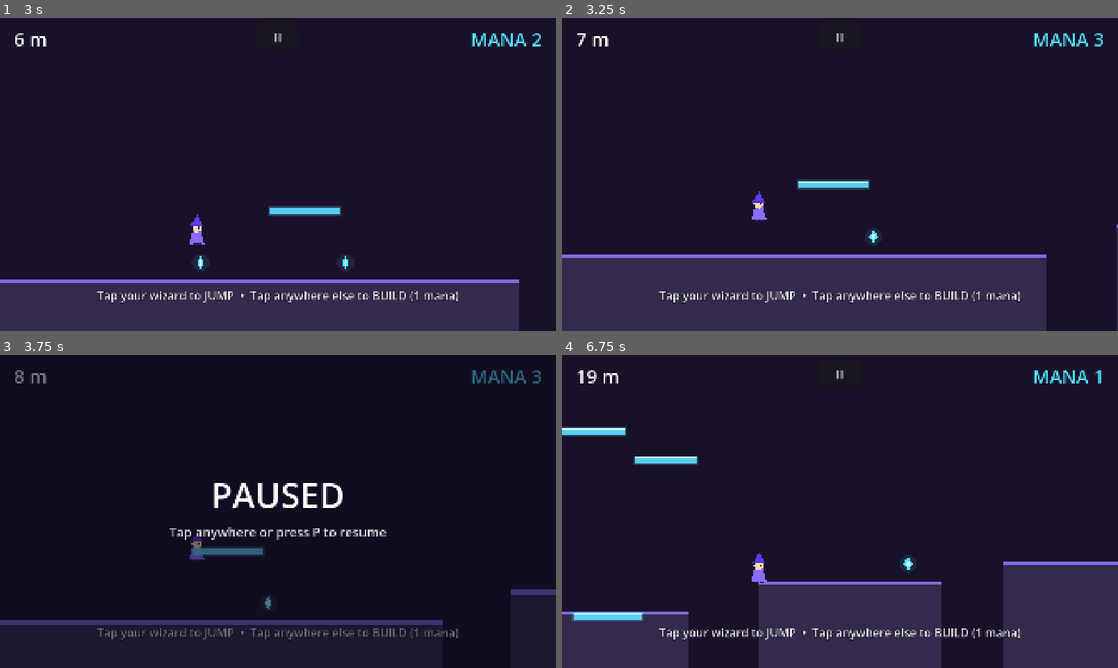
Above: before the commit, frames 1-4 (two rows, left to right).
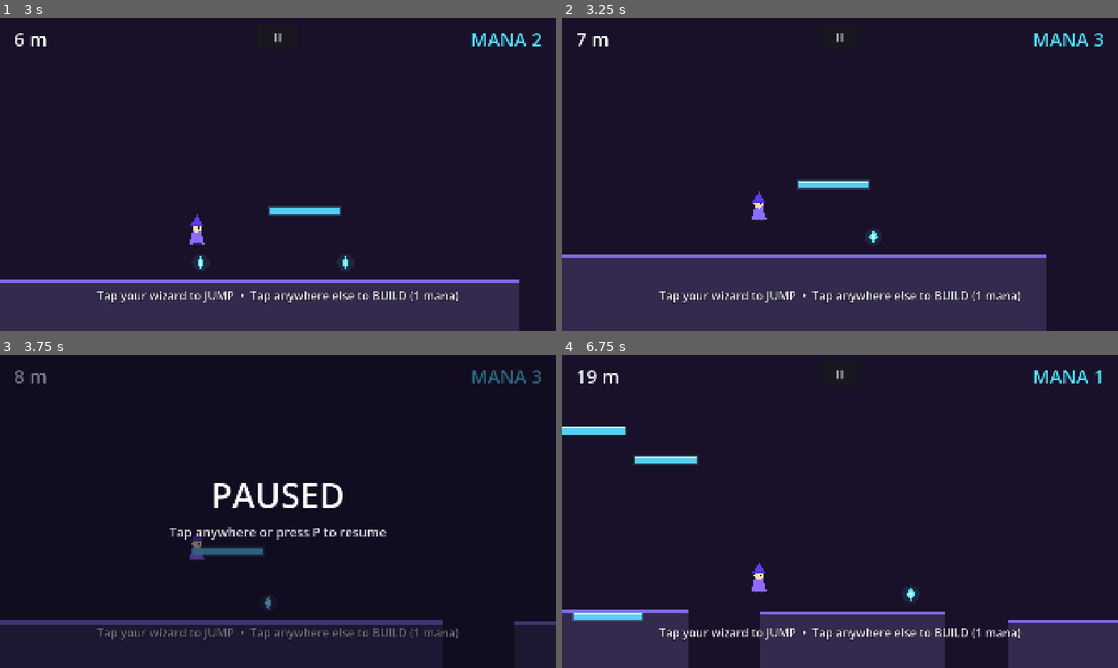
Above: after the commit, the same moments.

Repository: Larper/spellbros_mobile
Game: Godot game, scene res://scenes/main.tscn
Same seed, same stepped clock (60 frames per second), same inputs: the game is played once before the commit and once after it.
Inputs (mouse positions are in pixels of both pictures, inside the frame that each line leads up to):
- Up to frame 1 (3 s): click "II" at 0.5 s; tap Enter at 1.25, 2.75 s; move the mouse to (400, 158) at 1.27 s; tap P at 1.35 s; click (400, 158) at 1.42 s; tap Space at 1.52 s; click "II" at 2 s; move the mouse to (166, 190) at 2.77 s; tap R at 2.85 s; click (166, 190) at 2.92 s
- Up to frame 2 (3.25 s): tap Space at 3.02 s
- Up to frame 3 (3.75 s): click "II" at 3.5 s
- Up to frame 4 (6.75 s): tap Enter every 0.75 s from 4.25 to 6.5 s; move the mouse to (895, 442) at 4.27 s; tap P at 4.35, 5.85 s; click (895, 442) at 4.42 s; move the mouse to (812, 574) at 5.02 s; tap R at 5.1, 6.6 s; click (812, 574) at 5.17 s; tap Space at 5.27, 6.02 s; move the mouse to (1006, 558) at 5.77 s; click (1006, 558) at 5.92 s; move the mouse to (673, 464) at 6.52 s; click (673, 464) at 6.67 s

Frame 1 is identical in both runs. In frame 2, less than 0.1% of the frame differs, in the area x 99-100%, y 66-100%; in frame 3, 0.2%; in frame 4, 8.3%, in the area x 0-100%, y 22-100%.

Commit message:
HARD config A AGGRO: speed-scaled gaps, earlier phases, new difficulty knobs
Mechanical refactor that makes aggressive tuning safe, plus experiment 1 of 3:

- Gaps are now FRACTIONS of live run speed (GAP_MIN/MAX_FRAC 0.32-0.54 x v)
  instead of fixed px ranges. Jump math: flat reach = 0.709*v; landing R px
  higher gives (1170+sqrt(1170^2-6600R))/3300 * v (0.541*v at R=150). Gaps
  wider than 0.46*v are forbidden from landing higher, so every normal gap
  keeps >=21% reach margin at ANY speed - the ramp/cap can now be pushed
  without ever generating an unjumpable gap.
- Mega gaps 0.85-1.45 x v: always beyond flat reach (must build), always
  under the one-platform span of 1.418*v + 240 (always 1-mana solvable).
- Phases pulled ~25% earlier: build 40->30, enemy 80->60, climb 120->100,
  speed 190->150, swarm 260->220, rich 400->350, void 470->430.
- New knobs, each behind a named constant: DOUBLE_MEGA_CHANCE (chained
  megas from PHASE_SWARM), ENEMY_SPEED_BASE/MAX ramp 130->230 (SpikeBlob
  speed is now per-instance), PLATFORM_LIFE 4.0 -> PLATFORM_LIFE_LATE 2.6s
  over 300-600 m, mega chance 0.5-0.65, enemy chance 0.45/swarm 0.7.
- Speed: SPEED_RAMP +1.1/m (was 0.9), SPEED_CAP 820 (was 780).
- smoke_test.gd: hard PASS/FAIL verdict with exit code; per-band beatability
  audit (jump reach + one-platform span vs every sampled gap), pace
  (chunks/s), mana-income vs builds-needed economy stats; probes reset
  spawner pattern state so bands are independent; phase-shape checks derive
  probe distances from PHASE_* constants.

Config A result: PASS, 0/640 unbeatable chunks, mana 0.76-1.06/chunk vs
builds 0.49-0.64/chunk, pace 0.43->0.80 chunks/s.

Co-Authored-By: Claude Fable 5 <noreply@anthropic.com>

Diff:
--- a/scripts/built_platform.gd
+++ b/scripts/built_platform.gd
@@ -6,9 +6,9 @@
 ## only the visual scales in, so a panic-build under your feet still saves you.
 
 const SIZE := Vector2(240.0, 24.0)
-const LIFETIME := 4.0
-const BLINK_AT := 2.8
+const BLINK_WINDOW := 1.2  # blink warning starts this long before crumbling
 
+var lifetime := 4.0  # Main shortens this late-game (see Main.platform_life_for)
 var age := 0.0
 var visual_scale := 0.2
 
@@ -32,11 +32,12 @@
 
 func _process(delta: float) -> void:
 	age += delta
-	if age >= LIFETIME:
+	if age >= lifetime:
 		queue_free()
 		return
-	if age >= BLINK_AT:
-		modulate.a = 0.45 + 0.4 * absf(sin((age - BLINK_AT) * 14.0))
+	var blink_at := lifetime - BLINK_WINDOW
+	if age >= blink_at:
+		modulate.a = 0.45 + 0.4 * absf(sin((age - blink_at) * 14.0))
 	queue_redraw()
 
 
--- a/scripts/main.gd
+++ b/scripts/main.gd
@@ -7,6 +7,20 @@
 const PLATFORM_COST := 1
 const START_COINS := 3
 const BUILD_COOLDOWN := 0.15
+
+## ---- HARD-MODE SPEED / PLATFORM TUNING ------------------------------------
+## Speed ramps from TerrainSpawner.PHASE_SPEED. The spawner sizes all normal
+## gaps as fractions of run_speed_for(d) (max 0.54*v vs the 0.709*v flat jump
+## reach), so ramp and cap can be pushed without creating unjumpable gaps.
+const BASE_SPEED := 470.0
+const SPEED_RAMP := 1.1   # px/s gained per meter past PHASE_SPEED
+const SPEED_CAP := 820.0
+## Conjured platforms crumble faster late-game: 4.0 s early, shrinking to
+## PLATFORM_LIFE_LATE between PLATFORM_DECAY_START..END meters.
+const PLATFORM_LIFE := 4.0
+const PLATFORM_LIFE_LATE := 2.6
+const PLATFORM_DECAY_START := 300.0
+const PLATFORM_DECAY_END := 600.0
 const CAMERA_LEAD := 288.0  # keeps the wizard ~35% from the left edge
 const CAMERA_CHASE := 0.85  # fraction of run speed the camera keeps while the player is stalled
 const RESTART_LOCKOUT_MS := 600.0
@@ -90,8 +104,13 @@
 
 func run_speed_for(d: float) -> float:
 	if d < TerrainSpawner.PHASE_SPEED:
-		return 470.0
-	return minf(470.0 + (d - TerrainSpawner.PHASE_SPEED) * 0.9, 780.0)
+		return BASE_SPEED
+	return minf(BASE_SPEED + (d - TerrainSpawner.PHASE_SPEED) * SPEED_RAMP, SPEED_CAP)
+
+
+func platform_life_for(d: float) -> float:
+	var f := clampf((d - PLATFORM_DECAY_START) / (PLATFORM_DECAY_END - PLATFORM_DECAY_START), 0.0, 1.0)
+	return lerpf(PLATFORM_LIFE, PLATFORM_LIFE_LATE, f)
 
 
 func _unhandled_input(event: InputEvent) -> void:
@@ -135,6 +154,7 @@
 	build_cooldown = BUILD_COOLDOWN
 	audio.play("build")
 	var plat := BuiltPlatform.new()
+	plat.lifetime = platform_life_for(distance_m)
 	plat.global_position = world_pos.snapped(Vector2(20.0, 20.0))
 	add_child(plat)
 
--- a/scripts/spike_blob.gd
+++ b/scripts/spike_blob.gd
@@ -4,8 +4,7 @@
 ## Patrolling enemy. Stomp from above kills it (player bounces);
 ## touching it from the side or below kills the player.
 
-const SPEED := 130.0
-
+var speed := 130.0  # set by TerrainSpawner.enemy_speed_for(); ramps late-game
 var left_x := 0.0
 var right_x := 0.0
 var dir := -1.0
@@ -34,7 +33,7 @@
 	queue_redraw()
 	if dying:
 		return
-	position.x += SPEED * dir * delta
+	position.x += speed * dir * delta
 	if position.x < left_x:
 		dir = 1.0
 	elif position.x > right_x:
--- a/scripts/terrain_spawner.gd
+++ b/scripts/terrain_spawner.gd
@@ -1,30 +1,66 @@
 class_name TerrainSpawner
 extends Node2D
 
-## Endless procedural terrain with staged difficulty phases:
-##   0 m+    easy jumpable gaps, sparse mana, no enemies
-##   40 m+   mega gaps appear (~every 2-3 gaps) that require building
-##   80 m+   enemies start to spawn
-##   120 m+  climb waves: terrain staircases up beyond jump height, then back down
-##   190 m+  run speed ramps (constant used by Main)
-##   260 m+  enemy swarms: higher chance, up to two per chunk
-##   470 m+  the void: ground mostly vanishes; trails of fragments float in
-##           open sky and must be caught with perfectly placed platforms to
-##           keep the mana economy alive, with a rare pillar as respite
-## Entity budget: max 2 things (enemies + mana) per chunk, 3 after 400 m,
+## Endless procedural terrain with staged difficulty phases (HARD tuning —
+## see PHASE_* constants for the exact meters):
+##   PHASE_BUILD   mega gaps appear that require building
+##   PHASE_ENEMY   enemies start to spawn
+##   PHASE_CLIMB   climb waves: terrain staircases up beyond jump height
+##   PHASE_SPEED   run speed ramps (constant used by Main)
+##   PHASE_SWARM   enemy swarms, faster blobs, and chained double mega gaps
+##   PHASE_VOID    the void: ground mostly vanishes; trails of fragments float
+##                 in open sky and must be caught with well-placed platforms
+## Entity budget: max 2 things (enemies + mana) per chunk, 3 after PHASE_RICH,
 ## so mana stays scarce and every fragment matters.
 
 const START_GROUND_Y := 880.0
 const SPAWN_AHEAD := 2400.0
 const CLEANUP_BEHIND := 1400.0
 
-const PHASE_BUILD := 40.0
-const PHASE_ENEMY := 80.0
-const PHASE_CLIMB := 120.0
-const PHASE_SPEED := 190.0
-const PHASE_SWARM := 260.0
-const PHASE_RICH := 400.0
-const PHASE_VOID := 470.0
+const PHASE_BUILD := 30.0
+const PHASE_ENEMY := 60.0
+const PHASE_CLIMB := 100.0
+const PHASE_SPEED := 150.0
+const PHASE_SWARM := 220.0
+const PHASE_RICH := 350.0
+const PHASE_VOID := 430.0
+
+## ---- HARD-MODE GAP TUNING -------------------------------------------------
+## Jump math (Player: GRAVITY 3300, JUMP_VELOCITY -1170):
+##   full-jump airtime back to takeoff height = 2*1170/3300 = 0.709 s
+##     -> flat horizontal reach = 0.709 * v px at run speed v
+##   landing R px HIGHER shortens the arc: t = (1170 + sqrt(1170^2 - 6600*R)) / 3300
+##     R = 150 -> t = 0.541 s -> reach = 0.541 * v
+## Normal gaps are sized as FRACTIONS of the live run speed so they stay
+## jumpable at every point of the speed ramp:
+##   GAP_MAX_FRAC 0.54 < 0.709 flat reach          (24% margin, flat landings)
+##   gaps wider than GAP_RISE_FRAC 0.46 never rise (0.46 < 0.541 rising reach)
+const GAP_MIN_FRAC := 0.32
+const GAP_MAX_FRAC := 0.54
+const GAP_RISE_FRAC := 0.46
+const GAP_MAX_RISE := 150.0
+## Mega gaps: wider than the 0.709*v flat reach, so they always demand a
+## build. One platform bridges jump + 240 px deck + jump = 1.418*v + 240 px,
+## which exceeds MEGA_MAX_FRAC * v for any speed -> always 1-mana solvable.
+const MEGA_MIN_FRAC := 0.85
+const MEGA_MAX_FRAC := 1.45
+const MEGA_CHANCE_BASE := 0.5
+const MEGA_CHANCE_MAX := 0.65
+const DOUBLE_MEGA_CHANCE := 0.35  # from PHASE_SWARM a mega can chain a second
+
+const ENEMY_CHANCE := 0.45
+const SWARM_CHANCE := 0.7
+const SWARM_DOUBLE := 0.6
+const ENEMY_MIN_W := 420.0
+const ENEMY_SPEED_BASE := 130.0
+const ENEMY_SPEED_MAX := 230.0    # blobs patrol faster from PHASE_SWARM on
+const ENEMY_SPEED_RAMP_END := 500.0
+
+const CLIMB_CHANCE := 0.3
+const CLIMB_COOLDOWN := 4         # flat chunks required between climb waves
+
+const MANA_CHANCE := 0.45
+const MANA_CHANCE_CLIMB := 0.65
 
 const BASE_Y_MIN := 690.0
 const BASE_Y_MAX := 970.0
@@ -39,6 +75,9 @@
 var climb_dir := 0
 var climb_steps_left := 0
 var flat_chunks_since_wave := 99  # ready for a wave from the start of the phase
+
+# double-mega combo: set when a mega rolls the chain, forces the next chunk mega
+var force_mega := false
 
 # void phase: height the fragment trail wanders around
 var void_y := START_GROUND_Y - 120.0
@@ -75,6 +114,7 @@
 func _spawn_chunk() -> Dictionary:
 	var d: float = (next_x - main.start_x) / 100.0
 	var t := minf(d / 500.0, 1.0)
+	var v: float = main.run_speed_for(d)
 	var budget := 3 if d >= PHASE_RICH else 2
 
 	if d >= PHASE_VOID:
@@ -82,8 +122,9 @@
 
 	_update_climb_state(d)
 
-	var mega := climb_dir == 0 and d >= PHASE_BUILD \
-			and rng.randf() < minf(0.4 + 0.1 * t, 0.5)
+	var mega: bool = climb_dir == 0 and d >= PHASE_BUILD \
+			and (force_mega or rng.randf() < minf(MEGA_CHANCE_BASE + 0.15 * t, MEGA_CHANCE_MAX))
+	force_mega = false
 	var gap: float
 	var w: float
 	var dy: float
@@ -100,13 +141,16 @@
 		w = rng.randf_range(360.0, 520.0)
 		dy = rng.randf_range(200.0, 280.0)
 	elif mega:
-		gap = rng.randf_range(500.0, lerpf(700.0, 1000.0, t))
-		w = rng.randf_range(500.0, 800.0)
+		gap = rng.randf_range(MEGA_MIN_FRAC * v, MEGA_MAX_FRAC * v)
+		w = rng.randf_range(520.0, 820.0)
 		dy = rng.randf_range(-40.0, 160.0)
+		if d >= PHASE_SWARM and rng.randf() < DOUBLE_MEGA_CHANCE:
+			force_mega = true
 	else:
-		gap = rng.randf_range(lerpf(140.0, 180.0, t), lerpf(240.0, 330.0, t))
-		w = rng.randf_range(lerpf(520.0, 430.0, t), lerpf(950.0, 700.0, t))
-		dy = rng.randf_range(-110.0, 170.0)
+		gap = rng.randf_range(GAP_MIN_FRAC * v, GAP_MAX_FRAC * v)
+		w = rng.randf_range(lerpf(520.0, 400.0, t), lerpf(950.0, 640.0, t))
+		# wide gaps never land higher: rising landings cut reach to 0.541*v
+		dy = rng.randf_range(0.0 if gap > GAP_RISE_FRAC * v else -GAP_MAX_RISE, 170.0)
 
 	var y_min := SKY_Y_MIN if climb_dir != 0 else BASE_Y_MIN
 	var top_y := clampf(last_top_y + dy, y_min, BASE_Y_MAX)
@@ -123,42 +167,47 @@
 
 	# enemies (never on climb stairs — those are about building)
 	var enemies := 0
-	if d >= PHASE_ENEMY and w > 480.0 and climb_dir == 0:
-		var chance := 0.5 if d >= PHASE_SWARM else 0.35
+	if d >= PHASE_ENEMY and w > ENEMY_MIN_W and climb_dir == 0:
+		var chance := SWARM_CHANCE if d >= PHASE_SWARM else ENEMY_CHANCE
 		if rng.randf() < chance:
 			enemies = 1
-			if d >= PHASE_SWARM and w > 550.0 and used + 2 <= budget \
-					and rng.randf() < 0.5:
+			if d >= PHASE_SWARM and w > 520.0 and used + 2 <= budget \
+					and rng.randf() < SWARM_DOUBLE:
 				enemies = 2
 	enemies = mini(enemies, budget - used)
+	var espeed := enemy_speed_for(d)
 	if enemies == 1:
 		var blob := SpikeBlob.new(x + 70.0, x + w - 70.0)
 		blob.position = Vector2(x + w * 0.5, top_y - 30.0)
+		blob.speed = espeed
 		add_child(blob)
 	elif enemies == 2:
 		var mid := x + w * 0.5
 		var a := SpikeBlob.new(x + 70.0, mid - 40.0)
 		a.position = Vector2(x + w * 0.25, top_y - 30.0)
+		a.speed = espeed
 		add_child(a)
 		var b := SpikeBlob.new(mid + 40.0, x + w - 70.0)
 		b.position = Vector2(x + w * 0.75, top_y - 30.0)
+		b.speed = espeed
 		add_child(b)
 	used += enemies
 
 	# at most one crystal on the chunk itself; climb steps pay out more
 	# reliably so stairs stay affordable
-	var mana_chance := 0.65 if climb_dir != 0 else 0.5
+	var mana_chance := MANA_CHANCE_CLIMB if climb_dir != 0 else MANA_CHANCE
 	if used < budget and rng.randf() < mana_chance:
 		var coin_y := top_y - 60.0 if rng.randf() < 0.7 else top_y - 250.0
 		_place_coin(Vector2(x + rng.randf_range(80.0, w - 80.0), coin_y))
 		used += 1
 
+	var rise := maxf(0.0, last_top_y - top_y)
 	next_x = x + w
 	last_top_y = top_y
 	return {
 		"gap": gap, "width": w, "top_y": top_y, "mega": mega,
 		"enemies": enemies, "entities": used, "climb": climb_dir,
-		"void": false, "pillar": false,
+		"void": false, "pillar": false, "rise": rise, "speed": v,
 	}
 
 
@@ -166,6 +215,8 @@
 ## well-placed platforms to sustain the mana economy; a rare narrow
 ## pillar offers solid ground from time to time.
 func _spawn_void_segment() -> Dictionary:
+	var d: float = (next_x - main.start_x) / 100.0
+	var v: float = main.run_speed_for(d)
 	void_y = clampf(void_y + rng.randf_range(-140.0, 140.0), 340.0, 800.0)
 
 	if rng.randf() < 0.3:
@@ -183,9 +234,9 @@
 		void_y = top_y - 160.0
 		return {"gap": gap, "width": w, "top_y": top_y, "mega": false,
 				"enemies": 0, "entities": ents, "climb": 0,
-				"void": false, "pillar": true}
-
-	var length := rng.randf_range(900.0, 1400.0)
+				"void": false, "pillar": true, "rise": 0.0, "speed": v}
+
+	var length := rng.randf_range(900.0, 1500.0)
 	var n := int(length / 380.0) + 1
 	for i in range(n):
 		var cx := next_x + length * (float(i) + 0.5) / float(n)
@@ -194,7 +245,7 @@
 	next_x += length
 	return {"gap": length, "width": 0.0, "top_y": void_y, "mega": false,
 			"enemies": 0, "entities": n, "climb": 0,
-			"void": true, "pillar": false}
+			"void": true, "pillar": false, "rise": 0.0, "speed": v}
 
 
 func _update_climb_state(d: float) -> void:
@@ -202,7 +253,7 @@
 		flat_chunks_since_wave += 1
 		# occasional set-piece: needs a breather of flat terrain first
 		if d >= PHASE_CLIMB and last_top_y > 800.0 \
-				and flat_chunks_since_wave >= 5 and rng.randf() < 0.22:
+				and flat_chunks_since_wave >= CLIMB_COOLDOWN and rng.randf() < CLIMB_CHANCE:
 			climb_dir = -1
 			climb_steps_left = 2 + rng.randi() % 3
 	elif climb_dir == -1:
@@ -214,6 +265,13 @@
 			flat_chunks_since_wave = 0
 
 
+## Blob patrol speed ramps from PHASE_SWARM so late enemies are harder to
+## time a stomp on (still well below run speed, so never unavoidable).
+func enemy_speed_for(d: float) -> float:
+	var f := clampf((d - PHASE_SWARM) / (ENEMY_SPEED_RAMP_END - PHASE_SWARM), 0.0, 1.0)
+	return lerpf(ENEMY_SPEED_BASE, ENEMY_SPEED_MAX, f)
+
+
 func _place_chunk(x: float, top_y: float, w: float) -> void:
 	var chunk := GroundChunk.new(w)
 	chunk.position = Vector2(x, top_y)
--- a/tests/smoke_test.gd
+++ b/tests/smoke_test.gd
@@ -3,9 +3,14 @@
 ## Headless smoke test: run with
 ##   godot --headless --path . -s res://tests/smoke_test.gd
 ## Loads the real game scene, drives its public entry points, then probes
-## the terrain spawner at forced distances to verify the difficulty phases.
+## the terrain spawner at forced distances to verify the difficulty phases
+## and AUDITS every sampled chunk for beatability against the jump math:
+##   flat reach = 0.709 * v ; landing R px higher -> (1170+sqrt(1170^2-6600R))/3300 * v
+##   one built platform bridges 1.418 * v + 240 px.
+## Prints "SMOKE RESULT: PASS" only if every check holds.
 
 var main
+var fails := 0
 
 
 func _initialize() -> void:
@@ -16,10 +21,17 @@
 	_run_tests.call_deferred()
 
 
+func _check(ok: bool, label: String) -> void:
+	if not ok:
+		fails += 1
+		print("  FAIL: " + label)
+
+
 func _run_tests() -> void:
 	await create_timer(1.0).timeout
 	var p = main.player
 	print("TEST setup: player=%s on_floor=%s coins=%d (expect 3)" % [p != null, p.is_on_floor(), main.coins])
+	_check(p != null and main.coins == 3, "setup")
 
 	# build a platform ahead of the wizard
 	var coins_before: int = main.coins
@@ -30,22 +42,45 @@
 		if c is BuiltPlatform:
 			plat_count += 1
 	print("TEST build: coins %d -> %d (expect -1), platforms=%d (expect 1)" % [coins_before, main.coins, plat_count])
+	_check(main.coins == coins_before - 1 and plat_count == 1, "build")
 
 	# jump
 	var y_before: float = p.global_position.y
 	p.try_jump()
 	await create_timer(0.25).timeout
 	print("TEST jump: y %.0f -> %.0f (expect lower value = rose)" % [y_before, p.global_position.y])
+	_check(p.global_position.y < y_before, "jump")
 
 	# no-mana path must refuse to build
 	main.coins = 0
 	main.build_cooldown = 0.0
 	main._try_build(Vector2(p.global_position.x + 300.0, 500.0))
 	print("TEST nomana: coins=%d (expect 0, no free platform)" % main.coins)
-
-	# speed phases: flat until 190 m, then ramps, capped at 780
-	print("TEST speed: d=100 %.0f (expect 470) | d=260 %.0f (expect 533) | d=700 %.0f (expect 780)" % [
-		main.run_speed_for(100.0), main.run_speed_for(260.0), main.run_speed_for(700.0)])
+	_check(main.coins == 0, "nomana")
+
+	# speed: flat before PHASE_SPEED, then ramps at SPEED_RAMP, capped
+	var s0: float = main.run_speed_for(TerrainSpawner.PHASE_SPEED - 10.0)
+	var s1: float = main.run_speed_for(TerrainSpawner.PHASE_SPEED + 100.0)
+	var s2: float = main.run_speed_for(2000.0)
+	print("TEST speed: pre-ramp %.0f (expect %.0f) | +100m %.0f (expect %.0f) | far %.0f (expect cap %.0f)" % [
+		s0, main.BASE_SPEED, s1, main.BASE_SPEED + 100.0 * main.SPEED_RAMP, s2, main.SPEED_CAP])
+	_check(s0 == main.BASE_SPEED, "speed base")
+	_check(absf(s1 - (main.BASE_SPEED + 100.0 * main.SPEED_RAMP)) < 0.01, "speed ramp")
+	_check(s2 == main.SPEED_CAP, "speed cap")
+
+	# late-game platform decay
+	var life_early: float = main.platform_life_for(0.0)
+	var life_late: float = main.platform_life_for(2000.0)
+	print("TEST platlife: early %.1fs (expect %.1f) late %.1fs (expect %.1f)" % [
+		life_early, main.PLATFORM_LIFE, life_late, main.PLATFORM_LIFE_LATE])
+	_check(life_early == main.PLATFORM_LIFE and life_late == main.PLATFORM_LIFE_LATE, "platform decay")
+
+	# enemy speed ramp
+	var es_early: float = main.spawner.enemy_speed_for(TerrainSpawner.PHASE_ENEMY)
+	var es_late: float = main.spawner.enemy_speed_for(2000.0)
+	print("TEST blobspeed: early %.0f (expect %.0f) late %.0f (expect %.0f)" % [
+		es_early, TerrainSpawner.ENEMY_SPEED_BASE, es_late, TerrainSpawner.ENEMY_SPEED_MAX])
+	_check(es_early == TerrainSpawner.ENEMY_SPEED_BASE and es_late == TerrainSpawner.ENEMY_SPEED_MAX, "enemy speed ramp")
 
 	# pause freezes the world, resume unfreezes it
 	var x_before: float = p.global_position.x
@@ -53,45 +88,78 @@
 	await create_timer(0.4).timeout
 	var frozen: bool = absf(p.global_position.x - x_before) < 0.01
 	print("TEST pause: paused=%s frozen=%s (expect true true)" % [paused, frozen])
+	_check(paused and frozen, "pause")
 	main.hud._toggle_pause()
 	await create_timer(0.2).timeout
 	var moving: bool = absf(p.global_position.x - x_before) > 1.0
 	print("TEST resume: paused=%s moving=%s (expect false true)" % [paused, moving])
+	_check(not paused and moving, "resume")
 
 	# audio: 5 synthesized SFX plus a looping music track
 	print("TEST audio: sfx=%d (expect 5) music_len=%.1fs (expect ~8.7) looping=%s" % [
 		main.audio.players.size(), main.audio.music.stream.get_length(),
 		main.audio.music.stream.loop_mode == AudioStreamWAV.LOOP_FORWARD])
+	_check(main.audio.players.size() == 5, "audio")
 
 	# stall crush: a player stuck behind the advancing camera dies
 	p.global_position.x = main.cam.global_position.x - 1300.0
 	await create_timer(0.3).timeout
 	print("TEST crush: dead=%s game_over=%s (expect true true)" % [p.dead, main.game_over])
+	_check(p.dead and main.game_over, "crush")
 
 	await create_timer(1.0).timeout
 	print("TEST endrun: game_over=%s distance=%dm" % [main.game_over, int(main.distance_m)])
 
-	# difficulty phase probes: 40 chunks per distance band
-	print("TEST phases (40 chunks each):")
-	for d: float in [20.0, 60.0, 100.0, 160.0, 350.0, 550.0]:
-		var s := _probe(d, 40)
-		print("  d=%4dm  mega=%2d  enemies=%2d  maxPerChunk=%d  climbChunks=%2d  voids=%2d  pillars=%2d  minTopY=%4d" % [
+	# difficulty phase probes + beatability audit: 80 chunks per distance band
+	print("TEST phases (80 chunks each):")
+	print("  band     mega enem maxEnt climb void pilr  minTop  pace  gap/reach mana/ch builds/ch  bad")
+	for d: float in [15.0, 45.0, 80.0, 130.0, 190.0, 280.0, 380.0, 550.0]:
+		var s := _probe(d, 80)
+		print("  d=%4dm  %3d  %3d  %4d  %4d  %3d  %3d  %5d  %.2f/s  %.2f      %.2f    %.2f      %3d" % [
 			int(d), s["mega"], s["enemies"], s["max_entities"], s["climbs"],
-			s["voids"], s["pillars"], int(s["min_top"])])
-	print("  expect: d=20 all zeros | d=60 mega~14+ enemies=0 | d=100 enemies>0 climb=0")
-	print("  expect: d=160 climbChunks>0 minTopY<650 | d=350 more enemies, maxPerChunk<=2")
-	print("  expect: d=550 mostly voids, some pillars, no mega/enemies/climb")
-	quit()
+			s["voids"], s["pillars"], int(s["min_top"]), s["pace"],
+			s["gap_ratio"], s["mana"], s["builds"], s["bad"]])
+		_check(s["bad"] == 0, "beatability at d=%d" % int(d))
+		_check(s["max_entities"] <= (3 if d >= TerrainSpawner.PHASE_RICH else 2) or s["voids"] > 0,
+				"entity budget at d=%d" % int(d))
+	# phase-shape expectations, derived from the PHASE_* constants so they
+	# stay valid while tuning configs
+	var pre := _probe(TerrainSpawner.PHASE_BUILD - 10.0, 80)
+	_check(pre["mega"] == 0 and pre["enemies"] == 0 and pre["climbs"] == 0, "pre-phase calm")
+	var early := _probe((TerrainSpawner.PHASE_BUILD + TerrainSpawner.PHASE_ENEMY) * 0.5, 80)
+	_check(early["mega"] >= 20 and early["enemies"] == 0, "megas live before enemies")
+	var mid := _probe((TerrainSpawner.PHASE_ENEMY + TerrainSpawner.PHASE_CLIMB) * 0.5, 80)
+	_check(mid["enemies"] > 0 and mid["climbs"] == 0, "enemies live before climbs")
+	var climbb := _probe(TerrainSpawner.PHASE_CLIMB + 30.0, 80)
+	_check(climbb["climbs"] > 0 and climbb["min_top"] < 650.0, "climb waves live")
+	var swarm := _probe(TerrainSpawner.PHASE_SWARM + 60.0, 80)
+	_check(swarm["enemies"] > mid["enemies"], "swarms denser than early enemies")
+	var voidb := _probe(TerrainSpawner.PHASE_VOID + 120.0, 80)
+	_check(voidb["voids"] > 20 and voidb["mega"] == 0 and voidb["enemies"] == 0, "void endgame")
+
+	print("SMOKE RESULT: %s (%d failures)" % ["PASS" if fails == 0 else "FAIL", fails])
+	quit(0 if fails == 0 else 1)
 
 
 func _probe(d: float, n: int) -> Dictionary:
 	main.distance_m = d
+	# reset pattern state so probes are independent of each other
+	main.spawner.climb_dir = 0
+	main.spawner.climb_steps_left = 0
+	main.spawner.flat_chunks_since_wave = 99
+	main.spawner.force_mega = false
+	main.spawner.last_top_y = TerrainSpawner.START_GROUND_Y
 	var stats := {"mega": 0, "enemies": 0, "max_entities": 0, "climbs": 0,
-			"voids": 0, "pillars": 0, "min_top": 9999.0}
+			"voids": 0, "pillars": 0, "min_top": 9999.0, "bad": 0,
+			"mana": 0.0, "builds": 0.0, "pace": 0.0, "gap_ratio": 0.0}
+	var span := 0.0
+	var ratio_sum := 0.0
+	var ratio_n := 0
 	for i in range(n):
 		# pin the spawn cursor so every sampled chunk sits at exactly d meters
 		main.spawner.next_x = d * 100.0 + main.start_x
 		var s: Dictionary = main.spawner._spawn_chunk()
+		var v: float = s["speed"]
 		if s["mega"]:
 			stats["mega"] += 1
 		stats["enemies"] += s["enemies"]
@@ -103,4 +171,31 @@
 		if s["pillar"]:
 			stats["pillars"] += 1
 		stats["min_top"] = minf(stats["min_top"], s["top_y"])
+		span += s["gap"] + s["width"]
+		stats["mana"] += float(s["entities"] - s["enemies"])
+		# --- beatability audit ---
+		var one_build := 1.418 * v + 240.0  # jump + platform deck + jump
+		if s["void"]:
+			stats["builds"] += ceilf(s["gap"] / one_build)
+		elif s["climb"] == -1:
+			stats["builds"] += 1.0  # each up-stair is one platform
+		elif s["mega"]:
+			stats["builds"] += 1.0
+			if s["gap"] > one_build:
+				stats["bad"] += 1
+		elif s["climb"] == 0 or s["climb"] == 1:
+			var rise: float = s["rise"]
+			var disc := 1170.0 * 1170.0 - 6600.0 * rise
+			if disc < 0.0:
+				stats["bad"] += 1  # would need to rise above max jump height
+			else:
+				var reach := v * (1170.0 + sqrt(disc)) / 3300.0
+				ratio_sum += s["gap"] / reach
+				ratio_n += 1
+				if s["gap"] > reach:
+					stats["bad"] += 1
+	stats["pace"] = float(n) / (span / maxf(main.run_speed_for(d), 1.0))
+	stats["gap_ratio"] = ratio_sum / maxf(float(ratio_n), 1.0)
+	stats["mana"] = stats["mana"] / float(n)
+	stats["builds"] = stats["builds"] / float(n)
 	return stats
